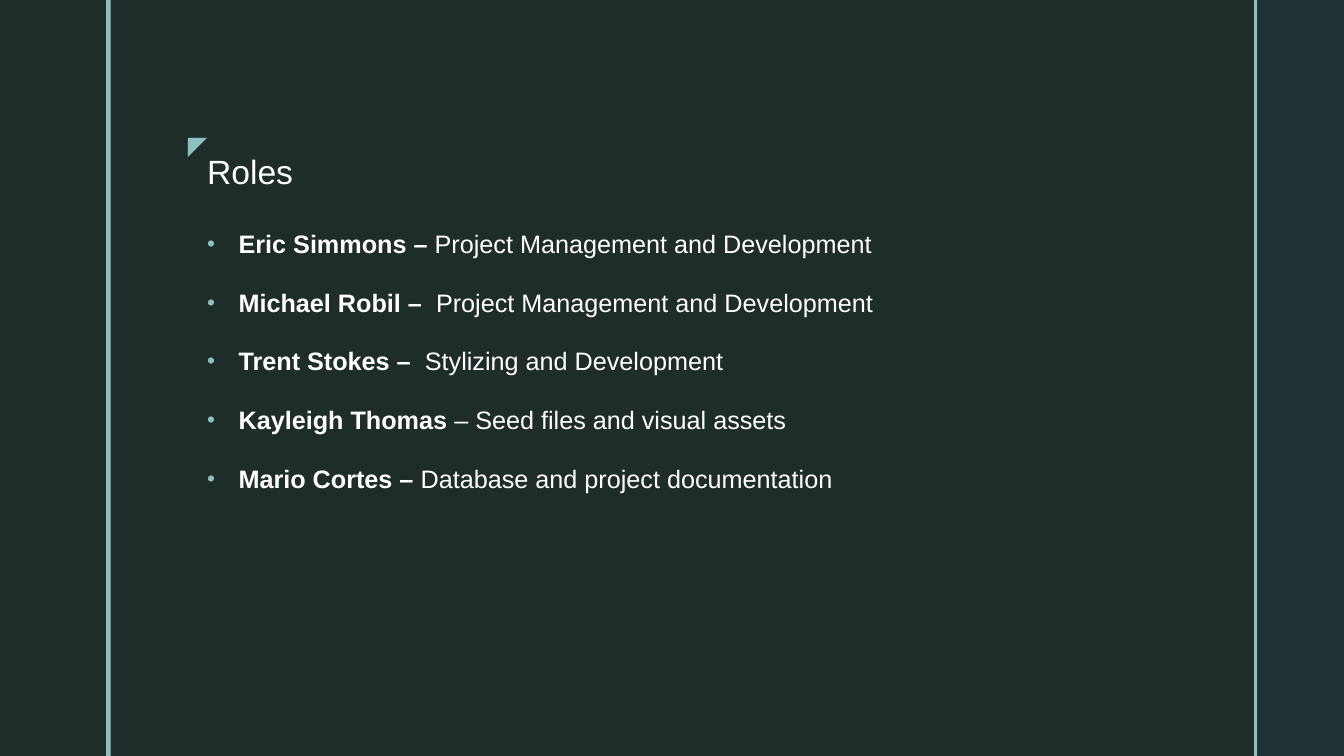
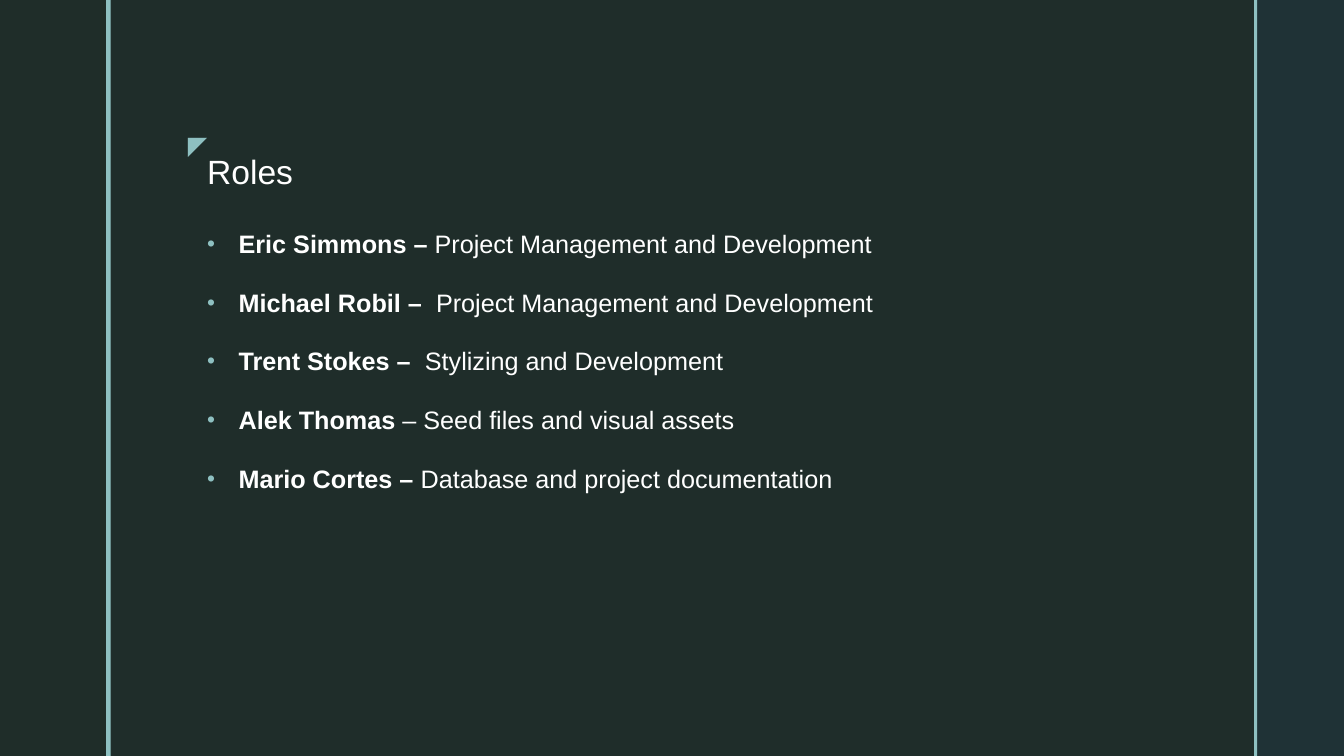
Before and after one commit to michaelrobil/finalproject, a slide deck: slide 6 of SERV presentation.pptx. Drawn at 1344x756 pixels with LibreOffice and Linux fonts; fonts in the diff are those of the drawing; background and template pictures are left out. Boxes give left, top, right and bottom in pixels: in the first picture for what was removed or moved away, otherwise in the second. Text is boxed around its words. In the diff, an @@ line names an element or a change of style, - is before the commit and + after.

Commit message:
update to presentation

```diff
--- a/SERV presentation.pptx
+++ b/SERV presentation.pptx
@@ text at bbox=[239, 410, 734, 430]: text changed @@
-• Kayleigh Thomas – Seed files and visual assets
+• Alek Thomas – Seed files and visual assets
```
Also in this commit, not shown: 1 other file.
